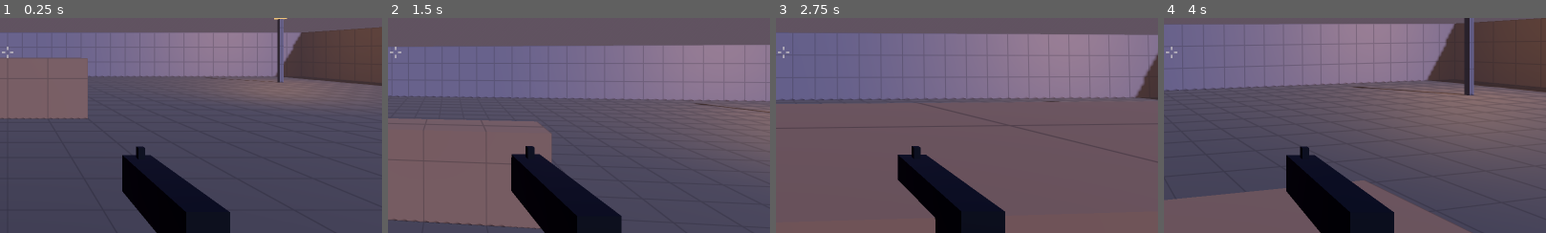
Above: before the commit, frames 1-4 (left to right).
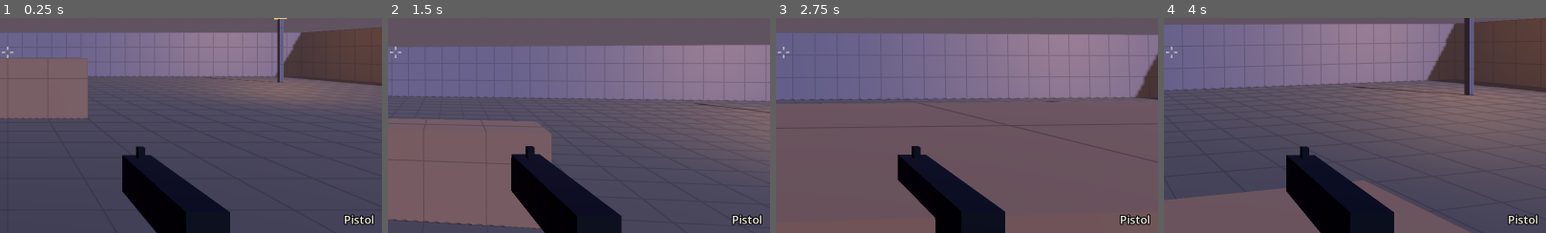
Above: after the commit, the same moments.

Repository: juanakajuan/fps-controller
Game: Godot game, scene res://game/main.tscn
The game is run twice, just before and just after one commit, with the same random seed, the same clock (stepped at 60 frames per second) and the same inputs.
Inputs (mouse positions are % of the whole screen's width and height, from its top left):
- Up to frame 1 (0.25 s): no input
- Up to frame 2 (1.5 s): tap Enter (restart) at 0.5 s; move the mouse to (55, 50) at 0.52 s; hold Ctrl (crouch) 0.53-1.28 s; hold W (move_forward) from 0.53 s (still down); tap Space (jump) at 0.77, 1.07 s; click (55, 50) at 0.8 s; move the mouse to (45, 50) at 1.27 s; click (45, 50) at 1.35 s
- Up to frame 3 (2.75 s): keep holding W (move_forward); tap Space (jump) at 1.52, 1.82 s; tap Shift (sprint) at 1.55 s; move the mouse to (52, 48) at 2.02 s; hold Shift (sprint) from 2.03 s (still down); click (52, 48) at 2.17 s; tap E (interact, bound only after the commit) at 2.3 s
- Up to frame 4 (4 s): keep holding W (move_forward); move the mouse to (49, 52) at 2.77 s; release Shift (sprint) at 2.78 s; tap E (interact, bound only after the commit) at 2.85 s; click (49, 52) at 2.92 s; tap Space (jump) at 3.02, 3.32, 3.77 s; tap Q (switch_weapon, bound only after the commit) at 3.05, 3.6 s; move the mouse to (57, 51) at 3.52 s; click (57, 51) at 3.67 s; tap Keypad Enter at 3.8 s
The pictures show only the part of the screen within x 49-99%, y 42-92%; the shares and areas given below are measured in that part.

The runs differ from the first frame. In frame 1, 0.3% of the frame differs, in the area x 90-98%, y 91-97%; in frame 2, 0.3%; in frame 3, 0.3%; in frame 4, 0.3%.

Commit message:
feat(game): buy with E and change weapons with Q
Game casts an interact ray each physics tick, shows the offer of the
station in view as a prompt, and on E takes the points and lets the
station apply the buy. Q, the mouse wheel, and gamepad Y change the
weapon. Hud shows the weapon name and the buy prompt, and the pause
screen lists the knife, buy, and change weapon keys.

Diff:
--- a/game/game.gd
+++ b/game/game.gd
@@ -13,6 +13,8 @@
 var points: Points = Points.new()
 
 var _rng: RandomNumberGenerator = RandomNumberGenerator.new()
+## The station in view on the last physics tick, or null.
+var _station: Station = null
 
 
 func _ready() -> void:
@@ -33,6 +35,7 @@
 	add_child(hud)
 	weapon.hit.connect(_on_weapon_hit)
 	weapon.ammo_changed.connect(hud.set_ammo)
+	weapon.equipped.connect(func(def: WeaponDef) -> void: hud.set_weapon(def.display_name))
 	player.health_changed.connect(hud.set_health)
 	player.died.connect(director.player_died)
 	points.changed.connect(hud.set_points)
@@ -41,6 +44,7 @@
 	director.game_over.connect(_on_game_over)
 	hud.set_points(points.balance)
 	hud.set_ammo(weapon.current().magazine, weapon.current().reserve)
+	hud.set_weapon(weapon.current().def.display_name)
 	Input.mouse_mode = Input.MOUSE_MODE_CAPTURED
 
 
@@ -53,8 +57,13 @@
 			weapon.reload_requested = true
 		if Input.is_action_just_pressed(&"melee"):
 			weapon.melee_requested = true
+		if Input.is_action_just_pressed(&"switch_weapon"):
+			weapon.switch_requested = true
 	elif not player.alive:
 		weapon.trigger_held = false
+	_look_for_station()
+	if player.player_controlled and Input.is_action_just_pressed(&"interact"):
+		interact()
 	for spawn: int in range(director.tick(delta)):
 		_spawn_zombie()
 
@@ -80,6 +89,41 @@
 func restart() -> void:
 	get_tree().paused = false
 	get_tree().reload_current_scene()
+
+
+## The prompt on the screen can be one tick old, so the press reads the offer again. Returns true if the press bought something.
+func interact() -> bool:
+	if not is_instance_valid(_station):
+		return false
+	var offer: Station.Offer = _station.offer(weapon.loadout)
+	if offer.kind == Station.Offer.Kind.NONE or not points.spend(offer.cost):
+		return false
+	_station.accept(offer, weapon)
+	return true
+
+
+## A ray from the camera finds the station in use. A wall stops it, so a station behind a wall is not in use.
+func _look_for_station() -> void:
+	_station = null
+	if player.alive:
+		var view: Transform3D = player.camera.global_transform
+		var query: PhysicsRayQueryParameters3D = PhysicsRayQueryParameters3D.create(view.origin, view.origin - view.basis.z * Rules.INTERACT_RANGE, Layers.WORLD | Layers.INTERACT)
+		query.collide_with_areas = true
+		var collider: Object = get_world_3d().direct_space_state.intersect_ray(query).get("collider")
+		_station = collider as Station
+	if _station == null:
+		hud.set_prompt("", true)
+		return
+	var offer: Station.Offer = _station.offer(weapon.loadout)
+	hud.set_prompt(_prompt_text(offer), offer.kind != Station.Offer.Kind.NONE and points.balance >= offer.cost)
+
+
+static func _prompt_text(offer: Station.Offer) -> String:
+	if offer.kind == Station.Offer.Kind.NONE:
+		return offer.label
+	if offer.cost == 0:
+		return "E  %s" % offer.label
+	return "E  %s  %d" % [offer.label, offer.cost]
 
 
 func _spawn_zombie() -> void:
@@ -121,6 +165,8 @@
 	_add_action(&"fire", [_mouse(MOUSE_BUTTON_LEFT), _joy_axis(JOY_AXIS_TRIGGER_RIGHT)])
 	_add_action(&"reload", [_key(KEY_R), _joy_button(JOY_BUTTON_X)])
 	_add_action(&"melee", [_key(KEY_V), _joy_button(JOY_BUTTON_RIGHT_STICK)])
+	_add_action(&"interact", [_key(KEY_E), _joy_button(JOY_BUTTON_RIGHT_SHOULDER)])
+	_add_action(&"switch_weapon", [_key(KEY_Q), _mouse(MOUSE_BUTTON_WHEEL_UP), _mouse(MOUSE_BUTTON_WHEEL_DOWN), _joy_button(JOY_BUTTON_Y)])
 	_add_action(&"pause", [_key(KEY_ESCAPE), _joy_button(JOY_BUTTON_START)])
 	_add_action(&"restart", [_key(KEY_ENTER), _key(KEY_KP_ENTER), _joy_button(JOY_BUTTON_START)])
 
--- a/game/hud.gd
+++ b/game/hud.gd
@@ -7,10 +7,13 @@
 const TEXT_COLOR: Color = Color(0.95, 0.93, 0.88)
 const KILL_COLOR: Color = Color(1.0, 0.2, 0.15)
 const VIGNETTE_COLOR: Color = Color(0.6, 0.0, 0.0)
+const PROMPT_GRAY: Color = Color(0.55, 0.55, 0.55)
 
 var round_label: Label = _label(64, ROUND_COLOR)
 var points_label: Label = _label(30, TEXT_COLOR)
 var ammo_label: Label = _label(34, TEXT_COLOR)
+var weapon_label: Label = _label(24, TEXT_COLOR)
+var prompt_label: Label = _label(28, TEXT_COLOR)
 var banner: Label = _label(56, TEXT_COLOR)
 var death_screen: Control = Control.new()
 var death_text: Label = _label(28, TEXT_COLOR)
@@ -33,11 +36,20 @@
 	add_child(round_label)
 	points_label.set_anchors_and_offsets_preset(Control.PRESET_TOP_LEFT, Control.PRESET_MODE_KEEP_SIZE, 32)
 	add_child(points_label)
-	ammo_label.set_anchors_and_offsets_preset(Control.PRESET_BOTTOM_RIGHT, Control.PRESET_MODE_KEEP_SIZE, 32)
-	ammo_label.grow_horizontal = Control.GROW_DIRECTION_BEGIN
-	ammo_label.grow_vertical = Control.GROW_DIRECTION_BEGIN
-	ammo_label.horizontal_alignment = HORIZONTAL_ALIGNMENT_RIGHT
-	add_child(ammo_label)
+	var weapon_box: VBoxContainer = VBoxContainer.new()
+	weapon_box.set_anchors_and_offsets_preset(Control.PRESET_BOTTOM_RIGHT, Control.PRESET_MODE_KEEP_SIZE, 32)
+	weapon_box.grow_horizontal = Control.GROW_DIRECTION_BEGIN
+	weapon_box.grow_vertical = Control.GROW_DIRECTION_BEGIN
+	weapon_box.mouse_filter = Control.MOUSE_FILTER_IGNORE
+	add_child(weapon_box)
+	for label: Label in [weapon_label, ammo_label]:
+		label.horizontal_alignment = HORIZONTAL_ALIGNMENT_RIGHT
+		weapon_box.add_child(label)
+	prompt_label.set_anchors_and_offsets_preset(Control.PRESET_CENTER)
+	prompt_label.offset_top = 48.0
+	prompt_label.grow_horizontal = Control.GROW_DIRECTION_BOTH
+	prompt_label.horizontal_alignment = HORIZONTAL_ALIGNMENT_CENTER
+	add_child(prompt_label)
 	banner.set_anchors_and_offsets_preset(Control.PRESET_CENTER_TOP)
 	banner.offset_top = 160.0
 	banner.grow_horizontal = Control.GROW_DIRECTION_BOTH
@@ -46,11 +58,13 @@
 	add_child(banner)
 	_build_overlay(death_screen, Color(0.05, 0.0, 0.0, 0.75), "YOU DIED", death_text)
 	var resume_hint: Label = _label(24, TEXT_COLOR)
-	resume_hint.text = "Esc  resume\n\nWASD  move     Space  jump     Shift  sprint     Ctrl or C  crouch, slide\nLeft mouse  fire     R  reload"
+	resume_hint.text = "Esc  resume\n\nWASD  move     Space  jump     Shift  sprint     Ctrl or C  crouch, slide\nLeft mouse  fire     R  reload     V  knife\nE  buy     Q or mouse wheel  change weapon"
 	_build_overlay(pause_screen, Color(0.0, 0.0, 0.0, 0.6), "PAUSED", resume_hint)
 	set_round(0)
 	set_points(0)
 	set_ammo(0, 0)
+	set_weapon("")
+	set_prompt("", true)
 	set_health(Rules.PLAYER_MAX_HEALTH)
 
 
@@ -71,6 +85,17 @@
 
 func set_ammo(magazine: int, reserve: int) -> void:
 	ammo_label.text = "%d / %d" % [magazine, reserve]
+
+
+func set_weapon(weapon_name: String) -> void:
+	weapon_label.text = weapon_name
+
+
+## "" hides the prompt. A prompt that the player cannot pay for is gray.
+func set_prompt(text: String, affordable: bool) -> void:
+	prompt_label.text = text
+	prompt_label.visible = text != ""
+	prompt_label.modulate = Color.WHITE if affordable else PROMPT_GRAY
 
 
 func set_health(health: float) -> void:
--- a/tests/test_runner.gd
+++ b/tests/test_runner.gd
@@ -66,6 +66,7 @@
 	await test_zombie()
 	await test_game()
 	await test_game_melee()
+	await test_game_stations()
 	print("RESULT: %d checks, %d failures" % [checks, failures])
 	quit(1 if failures > 0 else 0)
 
@@ -1234,7 +1235,7 @@
 			started = tick
 			break
 	check(started >= 179 and started <= 181 and game.director.round_number == 1 and live_zombies(game).size() == 1, "Round 1 starts 3 s after the game starts and spawns one zombie")
-	check(game.hud.round_label.text == "1" and game.hud.points_label.text == "500" and game.hud.ammo_label.text == "8 / 80", "The HUD shows round 1, 500 points, and 8 / 80 ammo")
+	check(game.hud.round_label.text == "1" and game.hud.points_label.text == "500" and game.hud.weapon_label.text == "Pistol" and game.hud.ammo_label.text == "8 / 80", "The HUD shows round 1, 500 points, the pistol, and 8 / 80 ammo")
 	var first: Zombie = live_zombies(game)[0]
 	check(first.health == 150.0 and first.speed == 1.6, "A round 1 zombie has 150 health and walks at 1.6 m/s")
 	game.weapon.hit.emit(first, 35.0, Rules.HitKind.BODY)
@@ -1313,3 +1314,75 @@
 	current_scene = null
 	game.queue_free()
 	await physics_frame
+
+
+func prompt_text(game: Game) -> String:
+	return game.hud.prompt_label.text if game.hud.prompt_label.visible else ""
+
+
+func send_wheel(button: MouseButton) -> void:
+	for pressed: bool in [true, false]:
+		var event: InputEventMouseButton = InputEventMouseButton.new()
+		event.button_index = button
+		event.pressed = pressed
+		Input.parse_input_event(event)
+
+
+## The first zombie comes 3 s after the start, so the buys happen with no zombie alive.
+func test_game_stations() -> void:
+	var game: Game = start_game()
+	game.player.teleport(Vector3(-8.0, 0.0, -18.45), 0.0)
+	await frames(3)
+	check(prompt_text(game) == "E  Buy SMG  1000" and game.hud.prompt_label.modulate == Hud.PROMPT_GRAY, "1.5 m from the SMG wall buy the prompt is \"E  Buy SMG  1000\" in gray, because 500 points are not enough")
+	check(not game.interact() and game.points.balance == 500 and loadout_text(game.weapon.loadout) == "*pistol 8/80", "With 500 points a press buys nothing and the balance stays 500")
+	game.points.earn(500)
+	await frames(1)
+	check(game.hud.prompt_label.modulate == Color.WHITE, "With 1000 points the prompt is white")
+	check(game.interact() and game.points.balance == 0 and loadout_text(game.weapon.loadout) == "pistol 8/80, *smg 30/150", "With 1000 points a press buys the SMG into slot 2 and leaves 0 points")
+	check(game.hud.weapon_label.text == "SMG" and game.hud.ammo_label.text == "30 / 150", "The HUD shows the SMG and its 30 / 150 ammunition at once")
+	await frames(1)
+	check(prompt_text(game) == "SMG ammo full" and not game.interact() and game.points.balance == 0, "With a full SMG the prompt says \"SMG ammo full\" and a press does nothing")
+	await wait_for_weapon_state(game.weapon, Weapon.State.READY, 60)
+	game.weapon.trigger_held = true
+	await frames(10)
+	game.weapon.trigger_held = false
+	await frames(1)
+	var after_burst: int = game.weapon.current().magazine
+	game.points.earn(500)
+	await frames(1)
+	check(after_burst < 30 and prompt_text(game) == "E  Buy SMG ammo  500", "After a burst the SMG wall offers ammo for 500")
+	check(game.interact() and game.points.balance == 0 and slot_text(game.weapon.current()) == "smg 30/150", "The ammo buy fills the SMG to 30 and 150 for 500 points")
+	var wall: StaticBody3D = StaticBody3D.new()
+	wall.collision_layer = Layers.WORLD
+	var wall_shape: CollisionShape3D = CollisionShape3D.new()
+	var wall_box: BoxShape3D = BoxShape3D.new()
+	wall_box.size = Vector3(3.0, 3.0, 0.1)
+	wall_shape.shape = wall_box
+	wall.add_child(wall_shape)
+	wall.position = Vector3(-8.0, 1.5, -19.0)
+	game.arena.add_child(wall)
+	await frames(2)
+	check(prompt_text(game) == "" and not game.interact(), "A wall between the player and the station hides the prompt, and a press does nothing")
+	wall.queue_free()
+	game.player.player_controlled = true
+	send_wheel(MOUSE_BUTTON_WHEEL_UP)
+	await frames(2)
+	check(game.weapon.state == Weapon.State.SWITCHING and game.weapon.current().def.id == &"pistol" and game.hud.weapon_label.text == "Pistol", "A turn of the mouse wheel changes to the pistol")
+	game.player.player_controlled = false
+	game.player.teleport(Vector3(10.0, 0.0, 18.2), PI)
+	game.points.earn(950)
+	await frames(2)
+	check(prompt_text(game) == "E  Mystery box  950", "In front of the box the prompt is \"E  Mystery box  950\"")
+	check(game.interact() and game.points.balance == 0 and game.arena.box.phase == MysteryBox.Phase.ROLLING, "A roll through Game removes 950 points")
+	await frames(1)
+	check(prompt_text(game) == "", "A rolling box shows no prompt")
+	game.arena.box.advance(4.0)
+	await frames(1)
+	check(prompt_text(game) == "E  Take %s" % game.arena.box.result.display_name and game.hud.prompt_label.modulate == Color.WHITE, "An offering box shows \"E  Take\" and the weapon name")
+	game.arena.box.advance(10.0)
+	await frames(1)
+	check(game.arena.box.phase == MysteryBox.Phase.IDLE and game.points.balance == 0 and loadout_text(game.weapon.loadout) == "*pistol 8/80, smg 30/150", "A timeout gives no weapon and does not give the 950 points back")
+	check(game.director.phase == RoundDirector.Phase.STARTING, "All buys happened before round 1")
+	current_scene = null
+	game.queue_free()
+	await physics_frame
